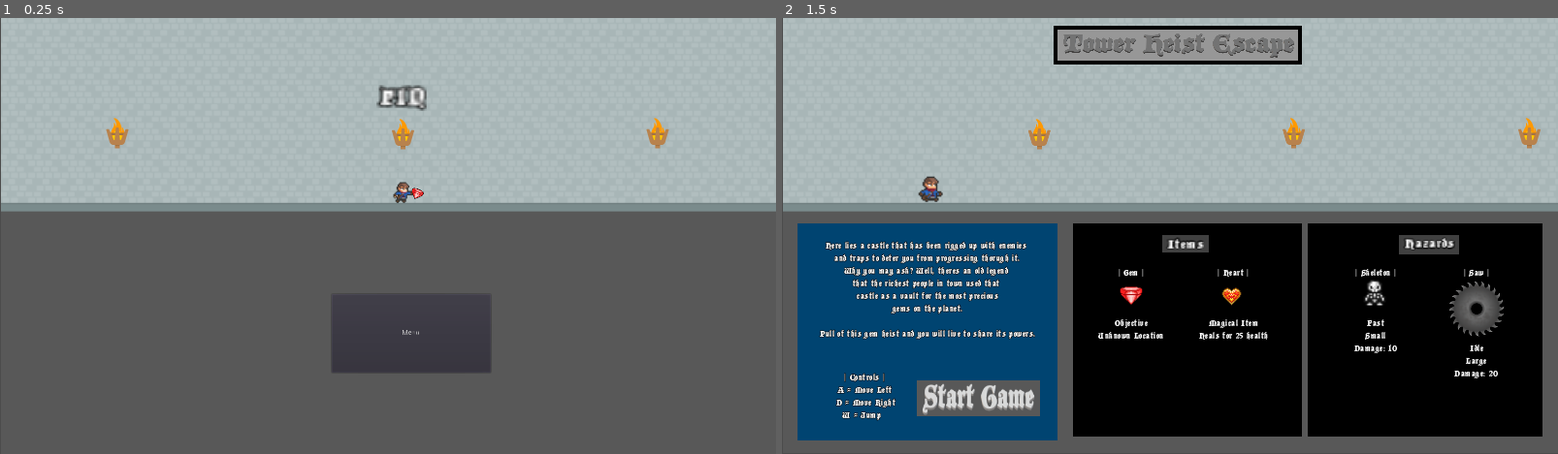
Above: before the commit, frames 1-2 (left to right).
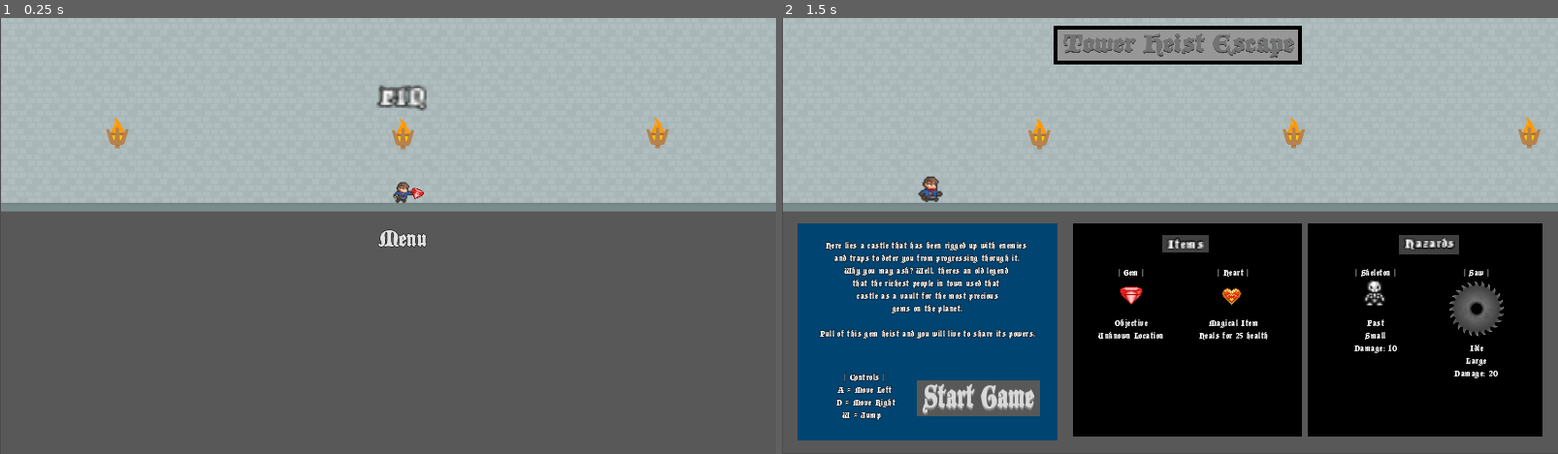
Above: after the commit, the same moments.

Repository: CodyMiner/FP-TowerHeistEscape
Game: Godot game, scene res://src/WinScreen.tscn
The game is run twice, just before and just after one commit, with the same random seed, the same clock (stepped at 60 frames per second) and the same inputs. This scene is started directly instead of the project's main scene.
Inputs:
- Up to frame 1 (0.25 s): no input
- Up to frame 2 (1.5 s): tap Enter at 0.5 s; hold D (walk_right) 0.53-1.25 s; tap W (jump) at 0.77 s; click "Menu" at 1.25 s

The runs differ from the first frame. In frame 1, 3.8% of the frame differs, in the area x 42-64%, y 48-82%; in frame 2, nothing differs.

Commit message:
Changes button apearance

Diff:
--- a/project/src/WinScreen.tscn
+++ b/project/src/WinScreen.tscn
@@ -1,18 +1,27 @@
-[gd_scene load_steps=7 format=2]
+[gd_scene load_steps=9 format=2]
 
 [ext_resource path="res://assets/Items/Gems.png" type="Texture" id=1]
 [ext_resource path="res://assets/Title Screen/TitleScreenBackground.png" type="Texture" id=2]
 [ext_resource path="res://assets/Player/Adventurer Sprite Sheet v1.1.png" type="Texture" id=3]
 [ext_resource path="res://src/WinScreen.gd" type="Script" id=4]
 
+[sub_resource type="DynamicFontData" id=1]
+font_path = "res://assets/Font/BlackCastleMF.ttf"
+
+[sub_resource type="DynamicFont" id=2]
+outline_size = 1
+outline_color = Color( 0, 0, 0, 1 )
+use_mipmaps = true
+use_filter = true
+font_data = SubResource( 1 )
+
 [sub_resource type="DynamicFontData" id=3]
 font_path = "res://assets/Font/BlackCastleMF.ttf"
 
 [sub_resource type="DynamicFont" id=4]
+size = 49
 outline_size = 1
 outline_color = Color( 0, 0, 0, 1 )
-use_mipmaps = true
-use_filter = true
 font_data = SubResource( 3 )
 
 [node name="WinScreen" type="Node"]
@@ -52,11 +61,13 @@
 }
 
 [node name="Menu" type="Button" parent="."]
-margin_left = 682.639
-margin_top = 569.094
-margin_right = 1011.64
-margin_bottom = 731.094
+margin_left = 771.627
+margin_top = 422.097
+margin_right = 887.627
+margin_bottom = 485.097
+custom_fonts/font = SubResource( 4 )
 text = "Menu"
+flat = true
 __meta__ = {
 "_edit_use_anchors_": false
 }
Not shown: 1 places in project/src/WinScreen.tscn that only renumber resources
